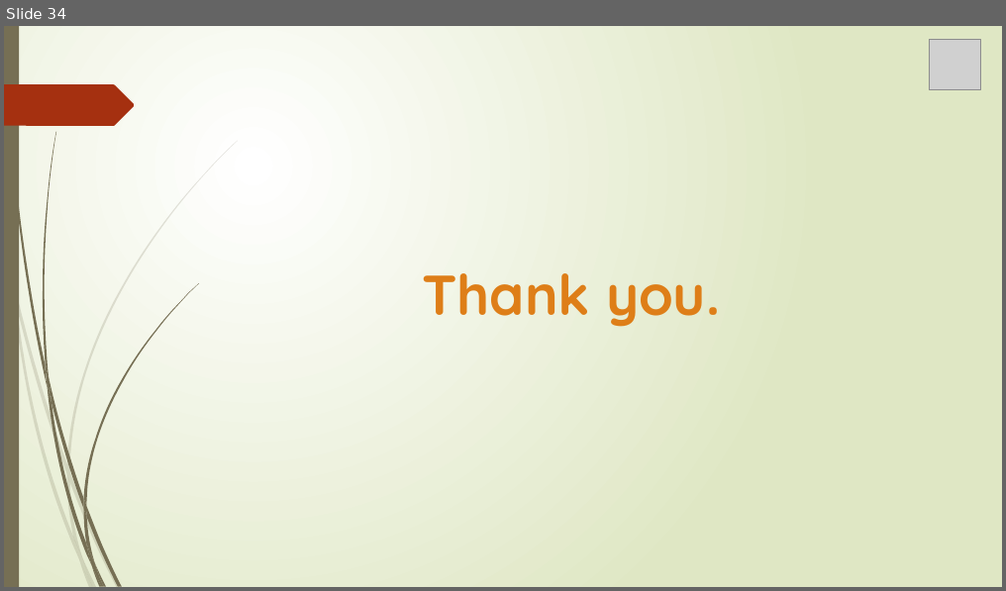
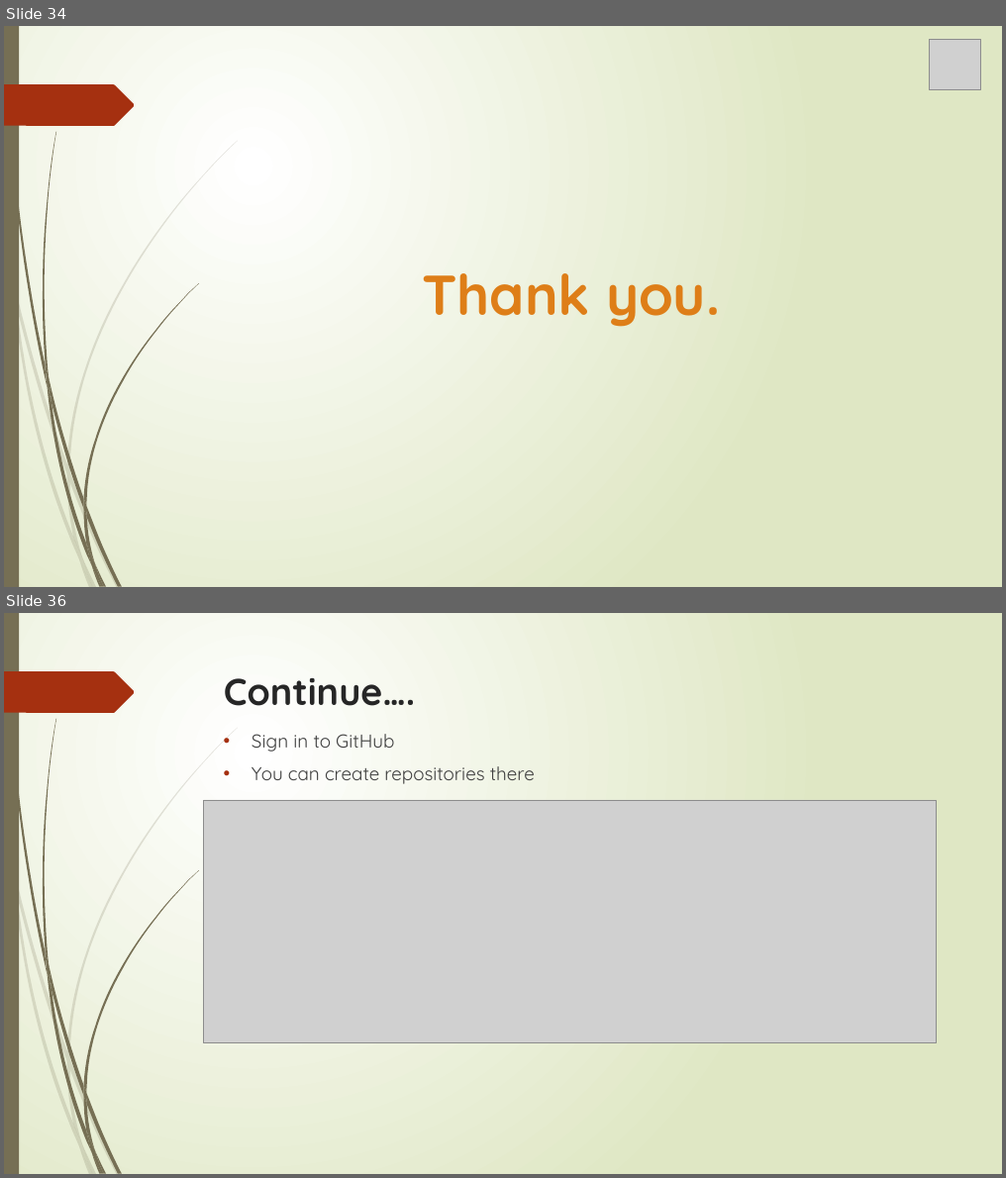
Before and after one commit to MaryGreeshma/testrepo, a slide deck: Git.pptx. Shown one above the other, each under a label of ours: slide 34 before the commit, slides 34 and 36 after it; the slides between them are not shown. The pictures are 1006x591 and 1006x1178 pixels, drawn with LibreOffice and Linux fonts; fonts in the diff are those of the drawing; grey boxes stand for pictures. Boxes give left, top, right and bottom in pixels: in the first picture for what was removed or moved away, otherwise in the second. Text is boxed around its words. In the diff, an @@ line names an element or a change of style, - is before the commit and + after.

```diff
--- a/Git.pptx
+++ b/Git.pptx
@@ slide 36 added at (4, 613, 1002, 1174), background gradient #FFFFFF to #DFE8C4; not listed: 24 template elements that a slide beside it also shows @@
@@ title added at (224, 678, 415, 706), 36 pt, text #262626, bold @@
+Continue….
@@ text added at (252, 734, 535, 784), 18 pt, text #404040 @@
+• Sign in to GitHub
+• You can create repositories there
@@ picture added at (204, 800, 937, 1044) @@
```
Also in this commit, not shown: 1 slide changed, 15 other slides added.
